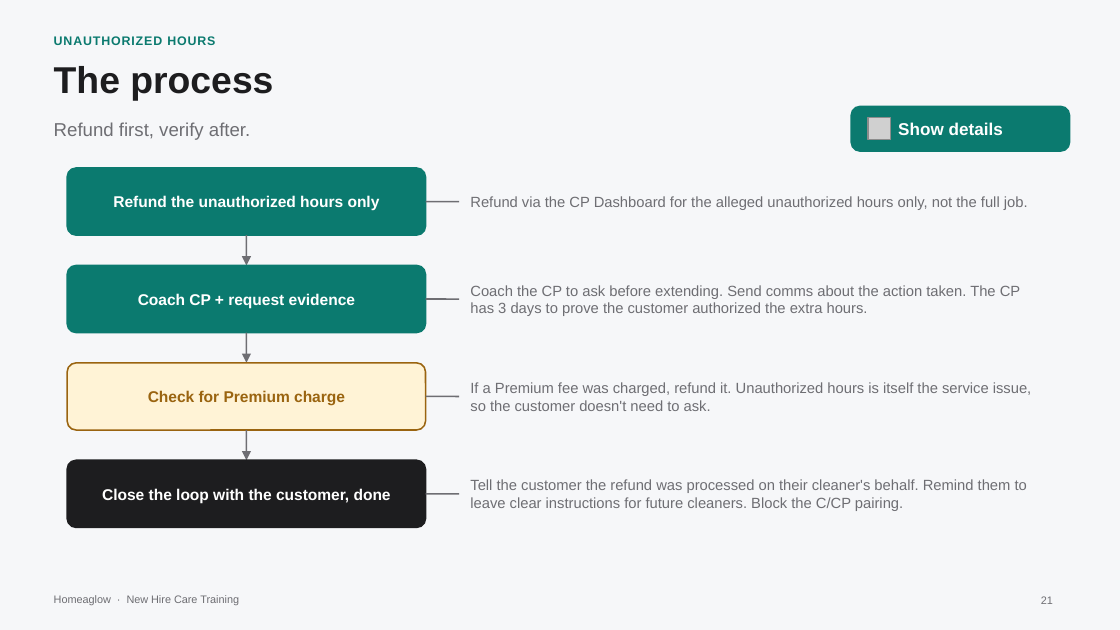
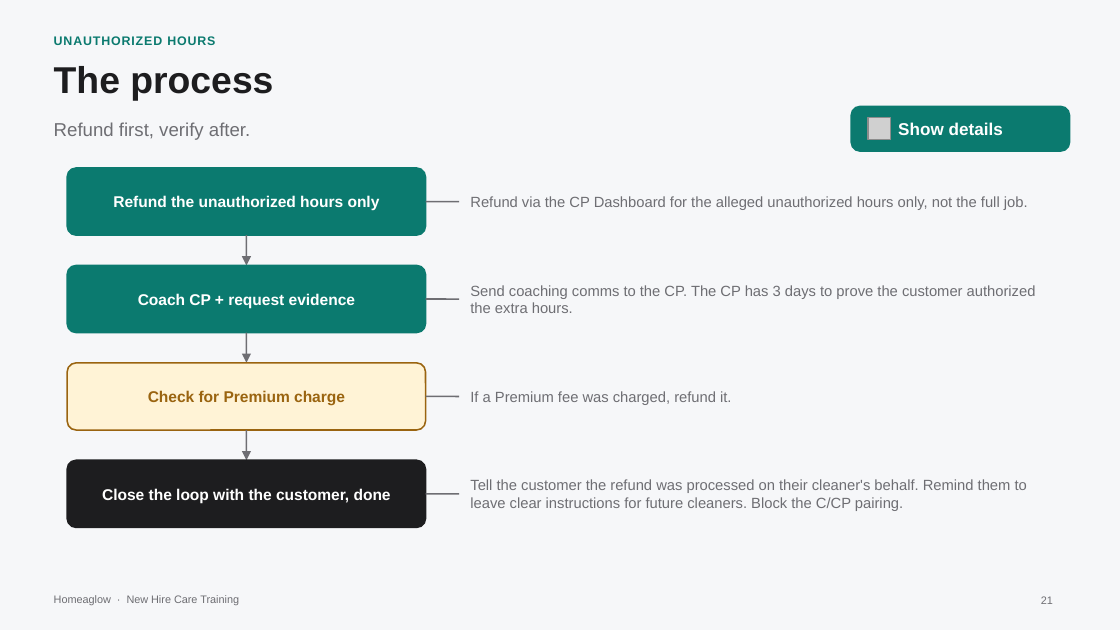
Before and after one commit to anjulimichelle/training, a slide deck: slide 21 of billing-disputes/billing-disputes-cash-payments.pptx. Drawn at 1120x630 pixels with LibreOffice and Linux fonts; fonts in the diff are those of the drawing; grey boxes stand for pictures. Boxes give left, top, right and bottom in pixels: in the first picture for what was removed or moved away, otherwise in the second. Text is boxed around its words. In the diff, an @@ line names an element or a change of style, - is before the commit and + after.

```diff
--- a/billing-disputes/billing-disputes-cash-payments.pptx
+++ b/billing-disputes/billing-disputes-cash-payments.pptx
@@ text at bbox=[470, 285, 1036, 313]: text changed @@
-Coach the CP to ask before extending. Send comms about the action taken. The CP has 3 days to prove the customer authorized the extra hours.
+Send coaching comms to the CP. The CP has 3 days to prove the customer authorized the extra hours.
@@ text at bbox=[470, 391, 731, 405]: text changed @@
-If a Premium fee was charged, refund it. Unauthorized hours is itself the service issue, so the customer doesn't need to ask.
+If a Premium fee was charged, refund it.
```
Also in this commit, not shown: 3 other slides changed, 1 other file.
